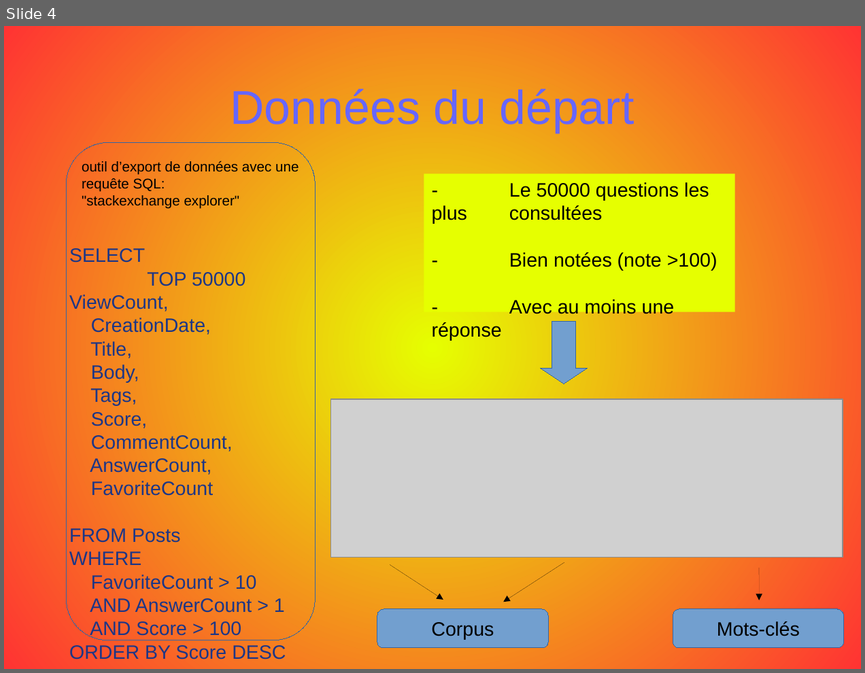
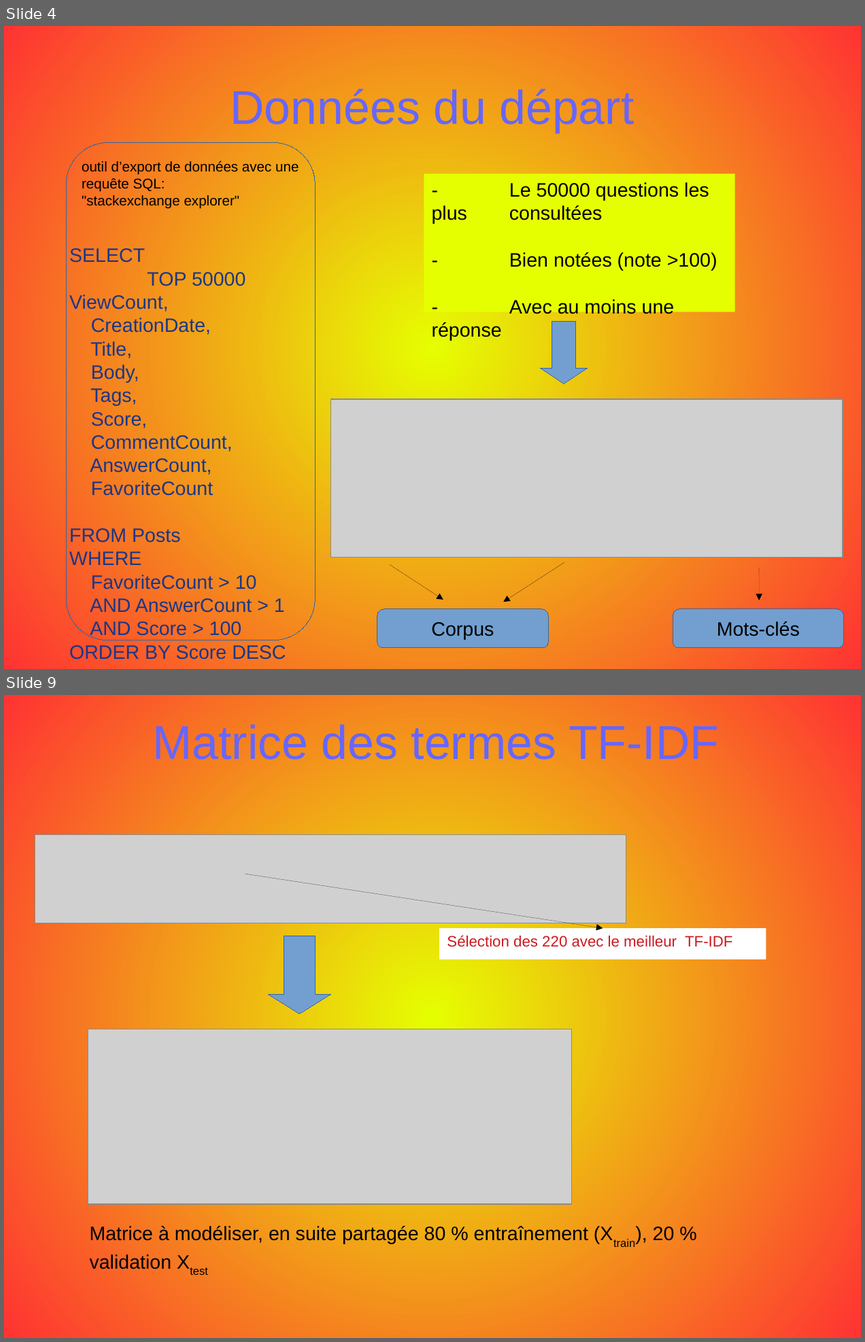
Before and after one commit to opsabarsec/NLP-automatic-tagging-stackoverflow-posts, a slide deck: documentation/P5_presentation.odp. Shown one above the other, each under a label of ours: slide 4 before the commit, slides 4 and 9 after it; the slides between them are not shown. The pictures are 865x673 and 865x1342 pixels, drawn with LibreOffice and Linux fonts; fonts in the diff are those of the drawing; grey boxes stand for pictures. Boxes give left, top, right and bottom in pixels: in the first picture for what was removed or moved away, otherwise in the second. Text is boxed around its words. In the diff, an @@ line names an element or a change of style, - is before the commit and + after.

```diff
--- a/documentation/P5_presentation.odp
+++ b/documentation/P5_presentation.odp
@@ slide 9 added at (4, 695, 861, 1338), background gradient #E6FF00 to #FF3333 @@
@@ title added at (152, 724, 719, 760), 44 pt, text #6666FF @@
+Matrice des termes TF-IDF
@@ picture added at (35, 835, 626, 923) @@
@@ arrow added from (245, 874) to (602, 928), #000000 0 pt @@
@@ down arrow added at (269, 936, 330, 1014), fill #729FCF, outline #3465A4 0 pt @@
@@ rectangle added at (439, 928, 766, 960), fill #FFFFFF, 14 pt, text #CE181E @@
+Sélection des 220 avec le meilleur TF-IDF
@@ picture added at (88, 1030, 572, 1204) @@
@@ text added at (90, 1226, 674, 1270), 18 pt, text #000000 @@
+Matrice à modéliser, en suite partagée 80 % entraînement (Xtrain), 20 % validation Xtest
```
Also in this commit, not shown: 3 slides changed, 13 other slides added, 14 slides removed, 1 other file.
